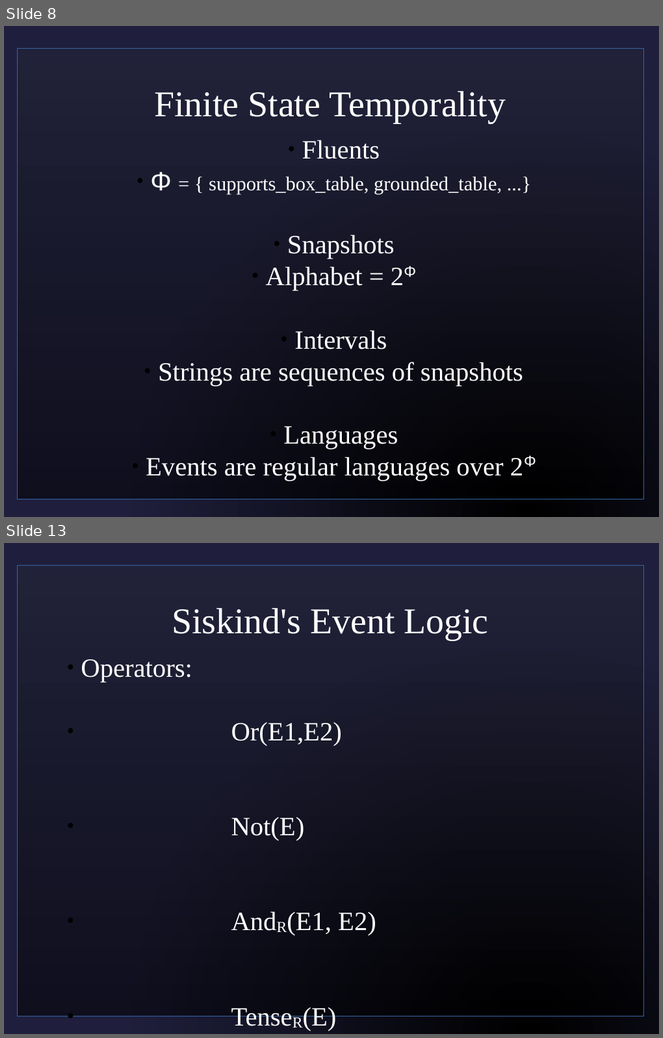
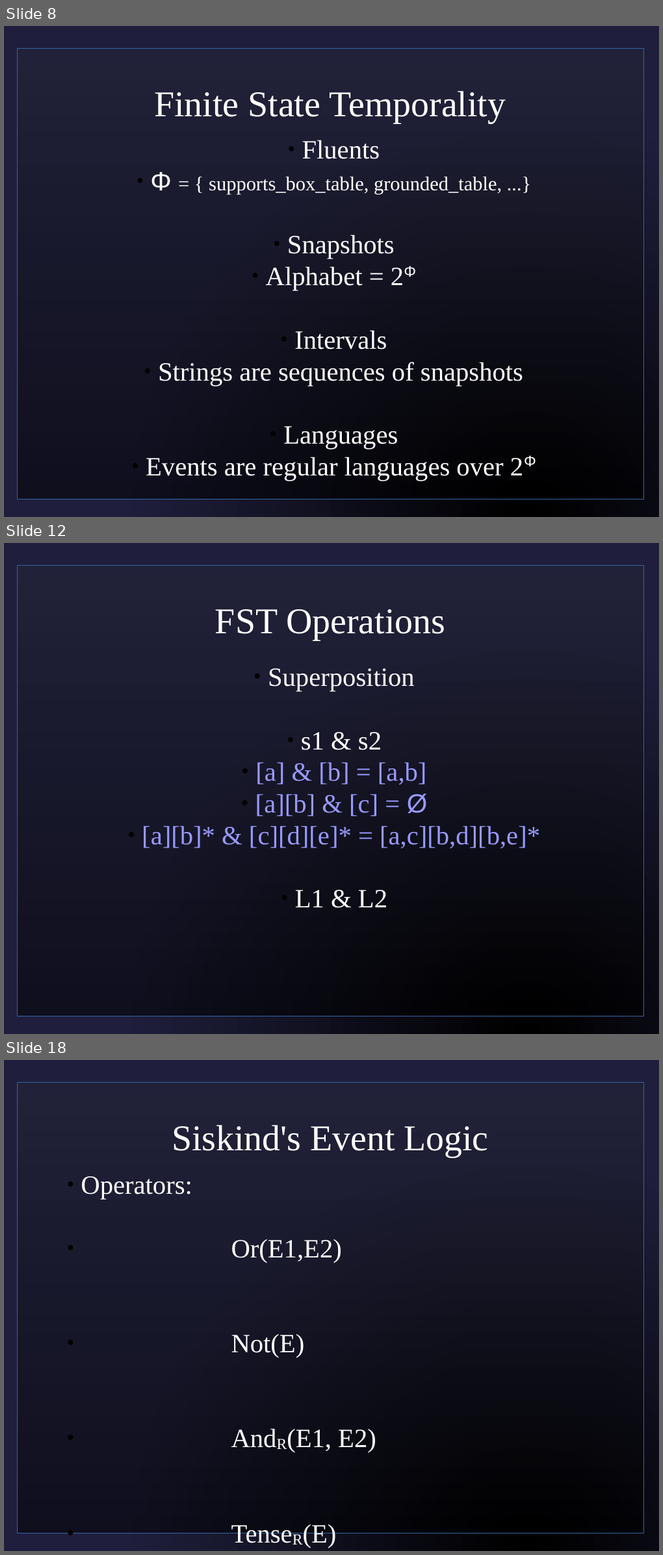
Before and after one commit to sjf/eventlogic, a slide deck: pres1.odp. Shown one above the other, each under a label of ours: slides 8 and 13 before the commit, slides 8, 12 and 18 after it; the slides between them are not shown. The pictures are 663x1038 and 663x1555 pixels, drawn with LibreOffice and Linux fonts; fonts in the diff are those of the drawing; background and template pictures are left out. Boxes give left, top, right and bottom in pixels: in the first picture for what was removed or moved away, otherwise in the second. Text is boxed around its words. In the diff, an @@ line names an element or a change of style, - is before the commit and + after.

```diff
--- a/pres1.odp
+++ b/pres1.odp
@@ slide 12 added at [4, 543, 659, 1034], background picture (left out); not listed: 1 template element that a slide beside it also shows @@
@@ title added at [215, 609, 445, 641], 44 pt, text #FFFFFF @@
+FST Operations
@@ subtitle added at [142, 668, 540, 908], 32 pt, text #9999FF @@
+  ● Superposition
+  ● s1 & s2
+  ● [a] & [b] = [a,b]
+  ● [a][b] & [c] = Ø
+  ● [a][b]* & [c][d][e]* = [a,c][b,d][b,e]*
+  ● L1 & L2
@@ what was slide 13 is now slide 18 @@
```
Also in this commit, not shown: 7 slides changed, 8 other slides added, 6 slides removed, 1 other file.
